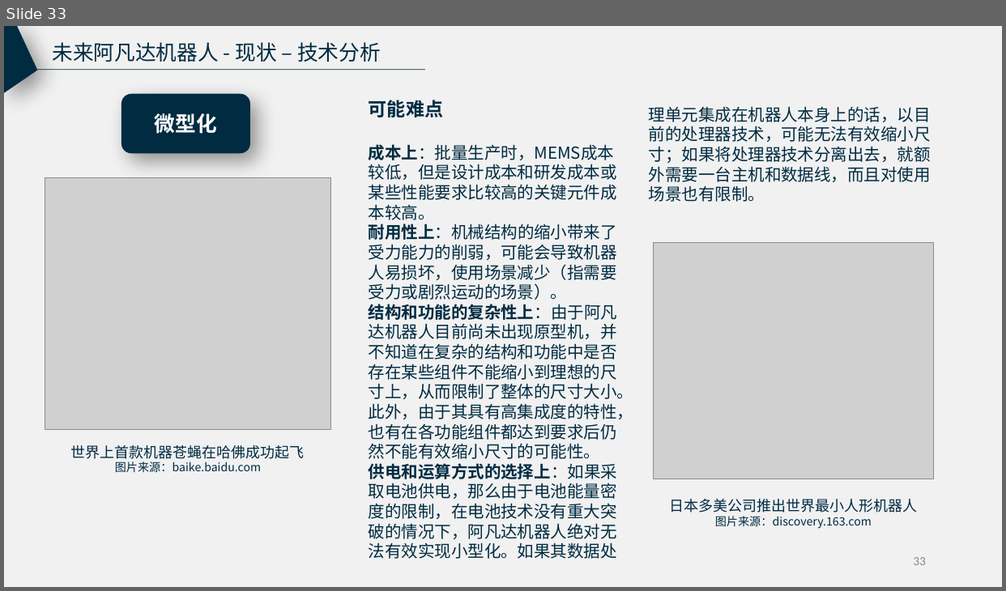
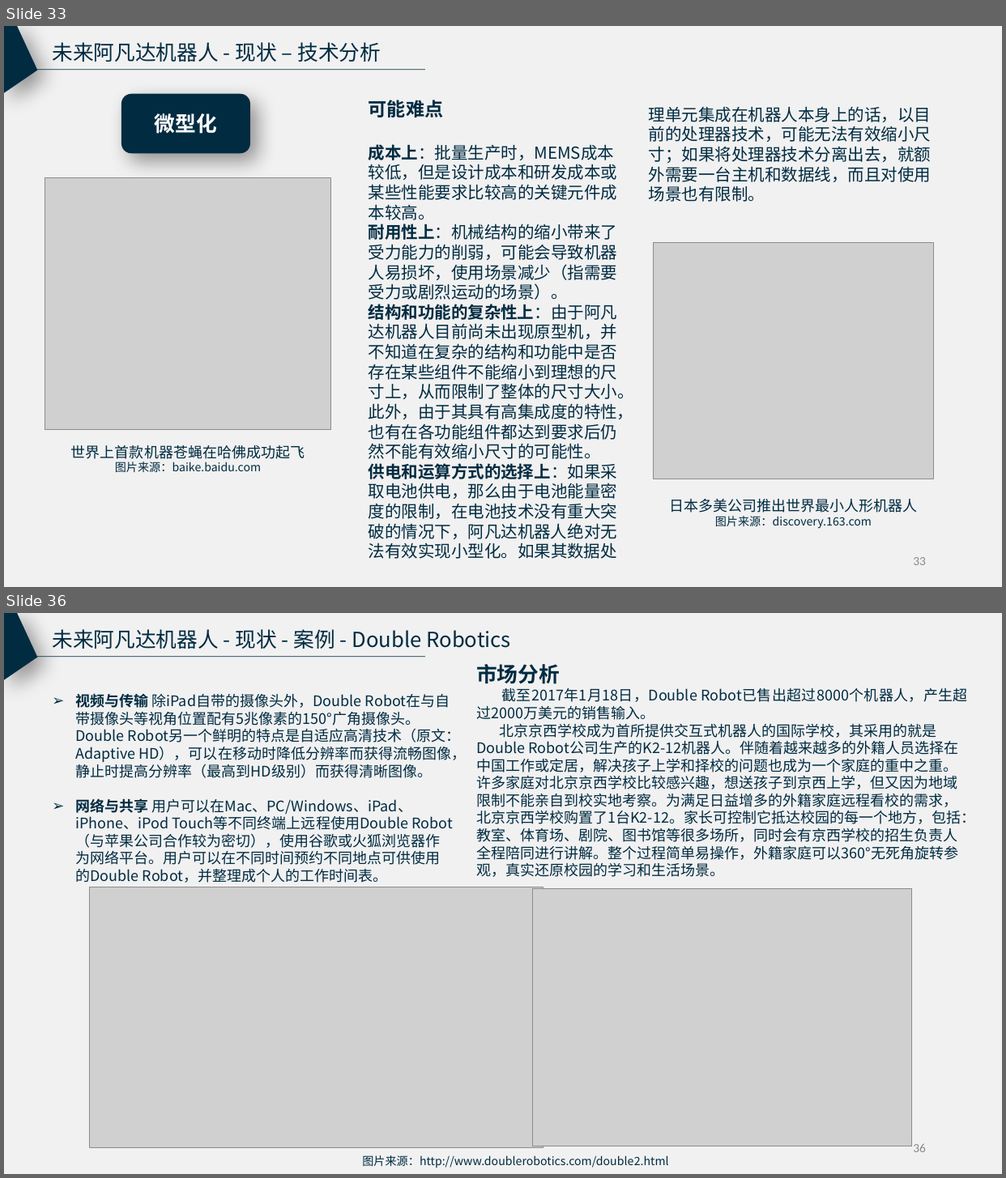
Before and after one commit to RunTimeError2/Avabot---Industry-Frontier, a slide deck: 未来阿凡达机器人_产业调研报告试验稿.pptx. Shown one above the other, each under a label of ours: slide 33 before the commit, slides 33 and 36 after it; the slides between them are not shown. The pictures are 1006x591 and 1006x1178 pixels, drawn with LibreOffice and Linux fonts; fonts in the diff are those of the drawing; grey boxes stand for pictures. Boxes give left, top, right and bottom in pixels: in the first picture for what was removed or moved away, otherwise in the second. Text is boxed around its words. In the diff, an @@ line names an element or a change of style, - is before the commit and + after.

```diff
--- a/未来阿凡达机器人_产业调研报告试验稿.pptx
+++ b/未来阿凡达机器人_产业调研报告试验稿.pptx
@@ slide 36 added at [4, 613, 1002, 1174], background #F1F1F1 @@
@@ freeform shape added at [4, 613, 38, 680], fill #002B41 @@
@@ text added at [52, 629, 510, 649], 20 pt, text #002B41 @@
+未来阿凡达机器人 - 现状 - 案例 - Double Robotics
@@ line added from (20, 657) to (425, 657), #002B41 0.63 pt @@
@@ text added at [476, 664, 975, 877], 14 pt, text #002B41 @@
+市场分析
+截至2017年1月18日，Double Robot已售出超过8000个机器人，产生超过2000万美元的销售输入。
+北京京西学校成为首所提供交互式机器人的国际学校，其采用的就是 Double Robot公司生产的K2-12机器人。伴随着越来越多的外籍人员选择在中国工作或定居，解决孩子上学和择校的问题也成为一个家庭的重中之重。许多家庭对北京京西学校比较感兴趣，想送孩子到京西上学，但又因为地域限制不能亲自到校实地考察。为满足日益增多的外籍家庭远程看校的需求，北京京西学校购置了1台K2-12。家长可控制它抵达校园的每一个地方，包括：教室、体育场、剧院、图书馆等很多场所，同时会有京西学校的招生负责人全程陪同进行讲解。整个过程简单易操作，外籍家庭可以360°无死角旋转参观，真实还原校园的学习和生活场景。
@@ text added at [75, 693, 466, 883], 14 pt, text #002B41 @@
+➢ 视频与传输 除iPad自带的摄像头外，Double Robot在与自带摄像头等视角位置配有5兆像素的150°广角摄像头。Double Robot另一个鲜明的特点是自适应高清技术（原文：Adaptive HD），可以在移动时降低分辨率而获得流畅图像，静止时提高分辨率（最高到HD级别）而获得清晰图像。
+➢ 网络与共享 用户可以在Mac、PC/Windows、iPad、iPhone、iPod Touch等不同终端上远程使用Double Robot（与苹果公司合作较为密切），使用谷歌或火狐浏览器作为网络平台。用户可以在不同时间预约不同地点可供使用的Double Robot，并整理成个人的工作时间表。
@@ picture added at [89, 888, 543, 1148] @@
@@ picture added at [533, 888, 912, 1146] @@
@@ page number added at [913, 1144, 926, 1152], 12 pt, text #8C8C8C @@
+36
@@ text added at [362, 1156, 668, 1168], 11 pt, text #002B41 @@
+图片来源：http://www.doublerobotics.com/double2.html
```
Also in this commit, not shown: 3 slides changed, 6 other slides added, 4 slides removed.
